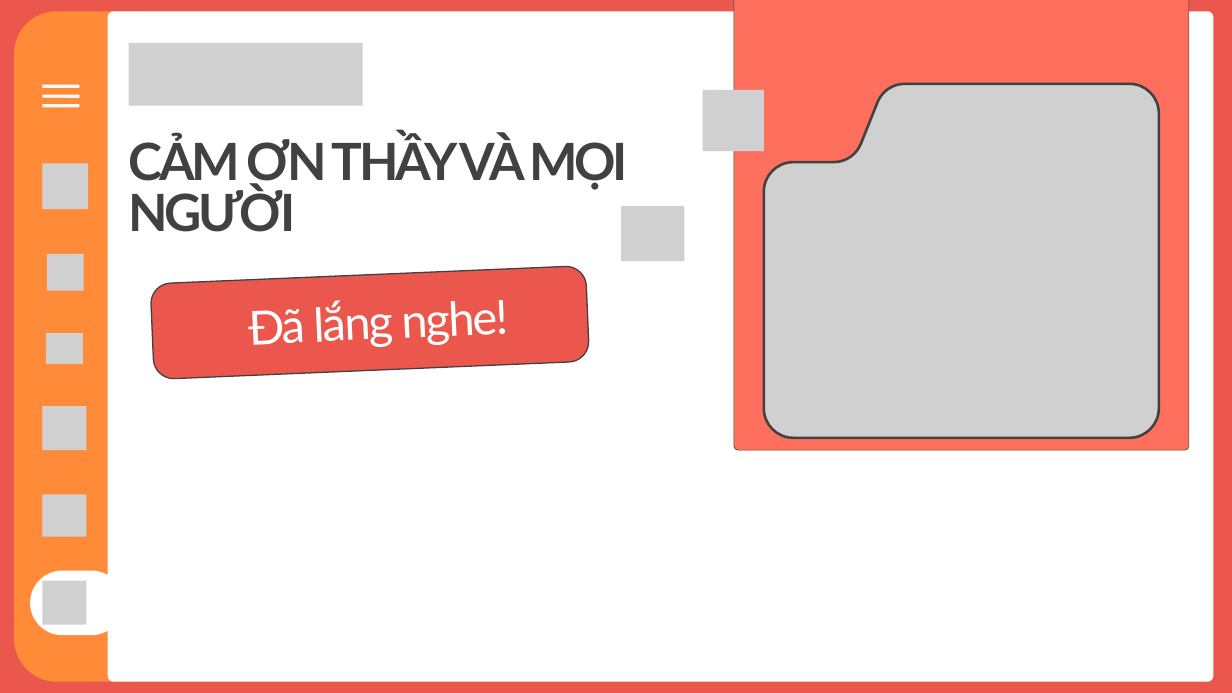
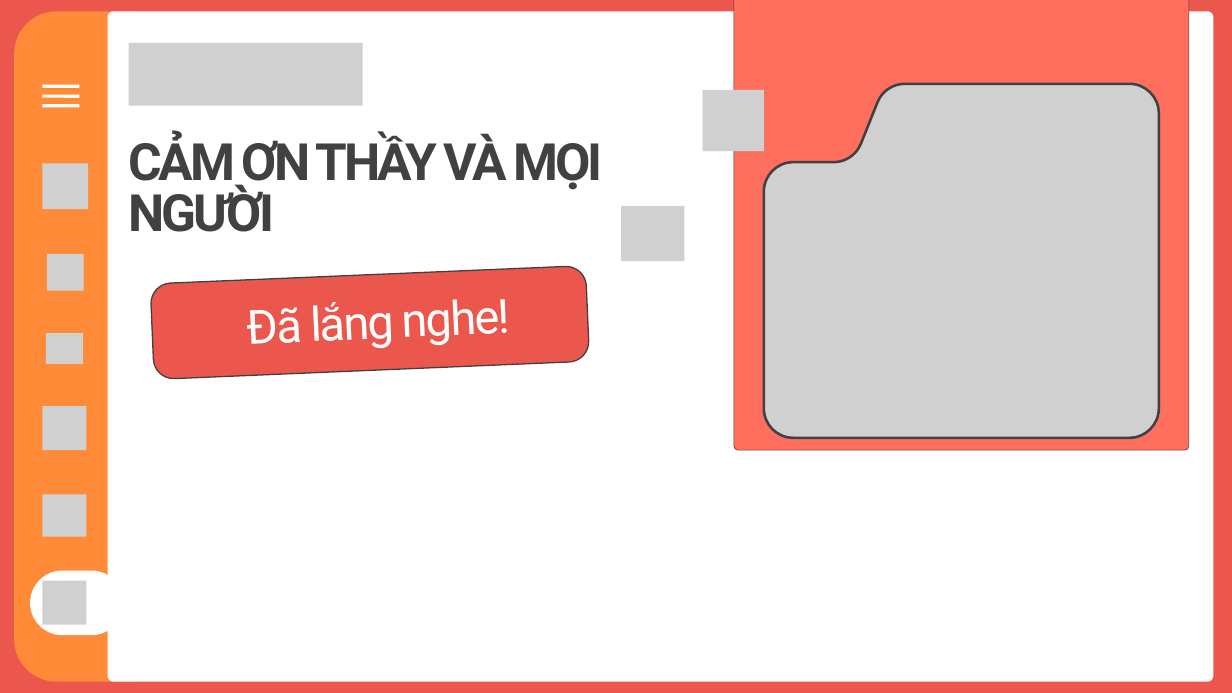
Before and after one commit to mindu2kk/Internship, a slide deck: slide 19 of Documents/FinalReport/B23DCCE022_Slide thuyết trình.pptx (slide 20 before the commit). Drawn at 1232x693 pixels with LibreOffice and Linux fonts; fonts in the diff are those of the drawing; grey boxes stand for pictures; background and template pictures are left out. Boxes give left, top, right and bottom in pixels: in the first picture for what was removed or moved away, otherwise in the second. Text is boxed around its words. In the diff, an @@ line names an element or a change of style, - is before the commit and + after.

```diff
--- a/Documents/FinalReport/B23DCCE022_Slide thuyết trình.pptx
+++ b/Documents/FinalReport/B23DCCE022_Slide thuyết trình.pptx
@@ text "CẢM ƠN THẦY VÀ MỌI ..." at (x1=129, y1=133, x2=602, y2=232): font Lato to Roboto @@
@@ text "Đã lắng nghe!" at (x1=248, y1=299, x2=511, y2=348): font Lato to Roboto @@
```
Also in this commit, not shown: 18 other slides changed, 1 slide removed.
